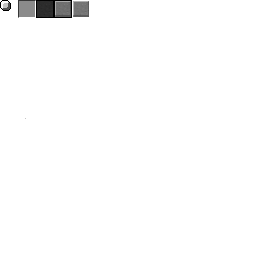
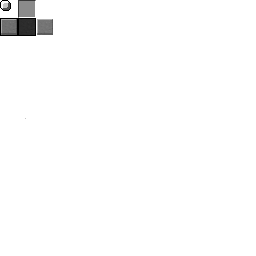
Layers edited between the first and the second (256, 256) image:
painted on "Layer 8(pasted)" over [0, 0, 89, 36]
added layer "Layer 4(pasted)" above "Layer 13(pasted)" over [0, 0, 89, 36]
added layer "Layer 13(pasted)" above "Layer 1" over [0, 0, 89, 36]
painted on "Layer 1" over [0, 0, 89, 36]
